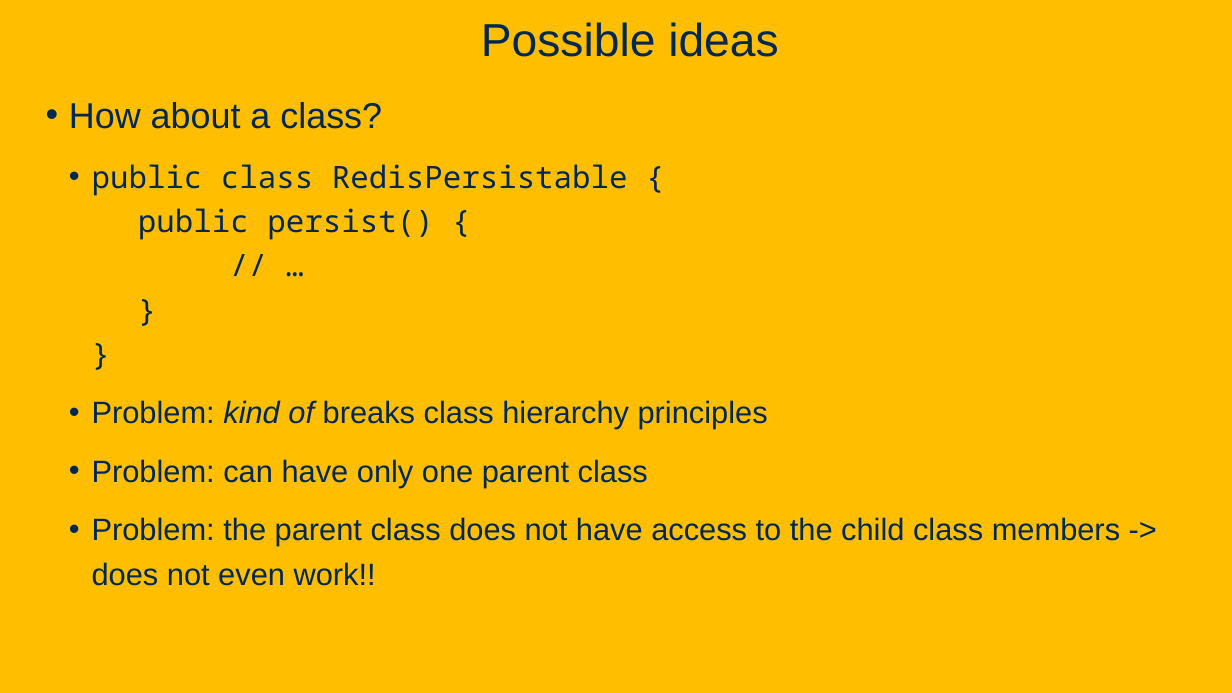
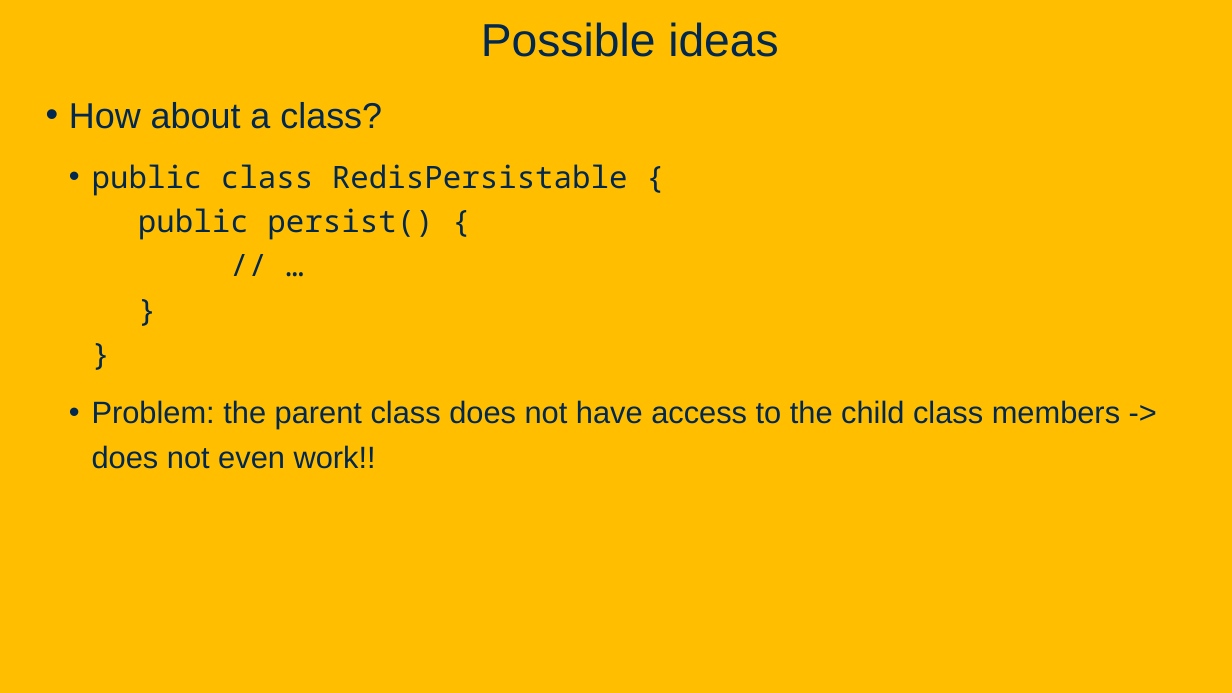
Before and after one commit to davsec-teaching/ecs160-f25, a slide deck: slide 34 of slides/5_annotations_and_reflection.pptx (slide 28 before the commit). Drawn at 1232x693 pixels with LibreOffice and Linux fonts; fonts in the diff are those of the drawing; background and template pictures are left out. Boxes give left, top, right and bottom in pixels: in the first picture for what was removed or moved away, otherwise in the second. Text is boxed around its words. In the diff, an @@ line names an element or a change of style, - is before the commit and + after.

```diff
--- a/slides/5_annotations_and_reflection.pptx
+++ b/slides/5_annotations_and_reflection.pptx
@@ text at [92, 400, 768, 487]: paragraphs removed @@
-  • Problem: kind of breaks class hierarchy principles
-  • Problem: can have only one parent class
```
Also in this commit, not shown: 10 other slides changed, 9 slides added, 1 slide removed.
